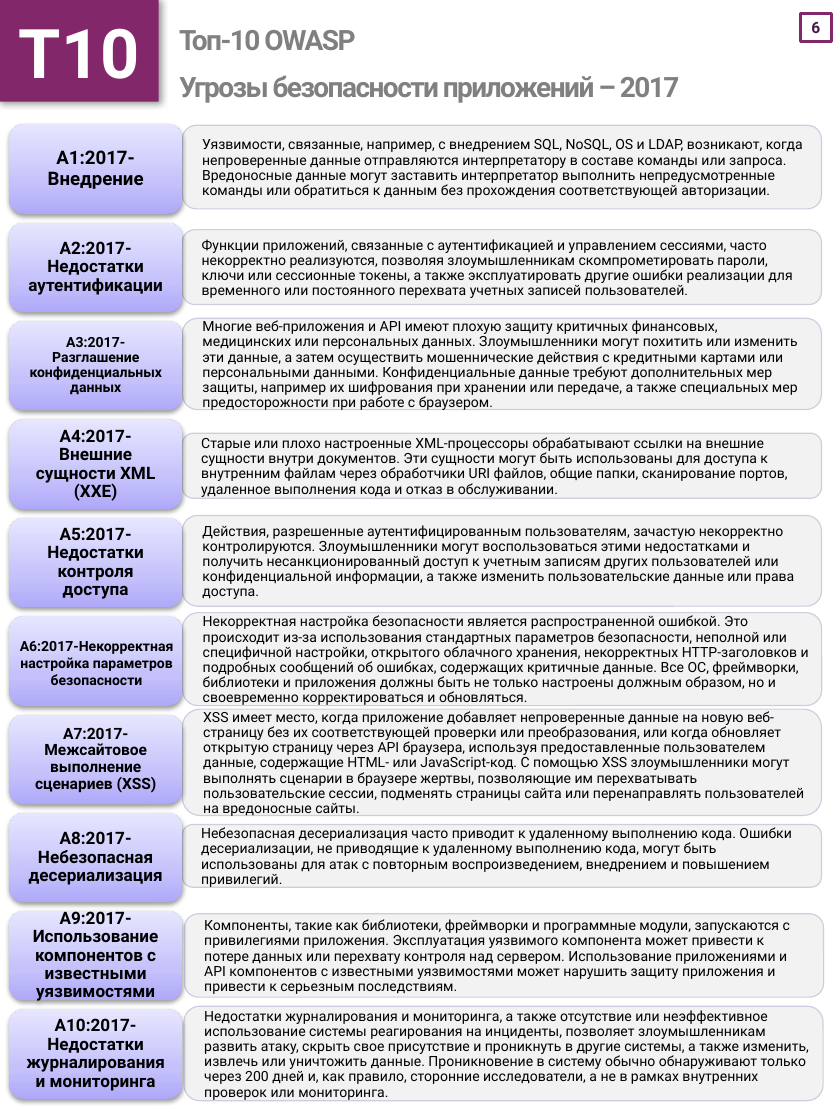
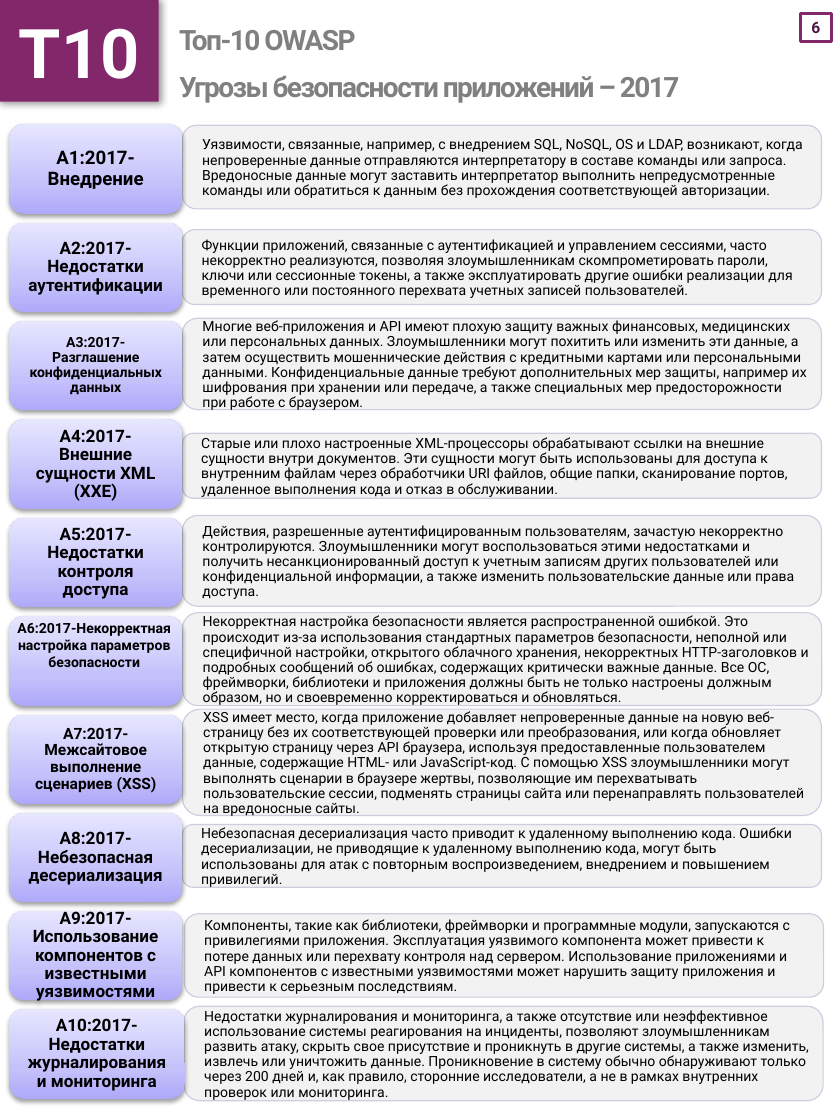
Before and after one commit to OWASP/Top10, a slide deck: slide 7 of 2017/OWASP Top 10-2017-ru.pptx. Drawn at 840x1120 pixels with LibreOffice and Linux fonts; fonts in the diff are those of the drawing. Boxes give left, top, right and bottom in pixels: in the first picture for what was removed or moved away, otherwise in the second. Text is boxed around its words. In the diff, an @@ line names an element or a change of style, - is before the commit and + after.

```diff
--- a/2017/OWASP Top 10-2017-ru.pptx
+++ b/2017/OWASP Top 10-2017-ru.pptx
@@ text in rounded rectangle at bbox=[202, 320, 807, 410]: text changed @@
-  Многие веб-приложения и API имеют плохую защиту критичных финансовых, медицинских или персональных данных. Злоумышленники могут похитить или изменить эти данные, а затем осуществить мошеннические действия с кредитными картами или персональными данными. Конфиденциальные данные требуют дополнительных мер защиты, например их шифрования при хранении или передаче, а также специальных мер предосторожности при работе с браузером.
+  Многие веб-приложения и API имеют плохую защиту важных финансовых, медицинских или персональных данных. Злоумышленники могут похитить или изменить эти данные, а затем осуществить мошеннические действия с кредитными картами или персональными данными. Конфиденциальные данные требуют дополнительных мер защиты, например их шифрования при хранении или передаче, а также специальных мер предосторожности при работе с браузером.
@@ text "A6:2017-Некорректная настройка параметров безопасности": place and size @@
-text "A6:2017-Некорректная настройка параметров безопасности" at bbox=[20, 641, 174, 685]
+text "A6:2017-Некорректная настройка параметров безопасности" at bbox=[17, 623, 171, 667]
@@ text in rounded rectangle at bbox=[203, 615, 809, 705]: text changed @@
-  Некорректная настройка безопасности является распространенной ошибкой. Это происходит из-за использования стандартных параметров безопасности, неполной или специфичной настройки, открытого облачного хранения, некорректных HTTP-заголовков и подробных сообщений об ошибках, содержащих критичные данные. Все ОС, фреймворки, библиотеки и приложения должны быть не только настроены должным образом, но и своевременно корректироваться и обновляться.
+  Некорректная настройка безопасности является распространенной ошибкой. Это происходит из-за использования стандартных параметров безопасности, неполной или специфичной настройки, открытого облачного хранения, некорректных HTTP-заголовков и подробных сообщений об ошибках, содержащих критически важные данные. Все ОС, фреймворки, библиотеки и приложения должны быть не только настроены должным образом, но и своевременно корректироваться и обновляться.
@@ text in rounded rectangle at bbox=[204, 1010, 809, 1100]: text changed @@
-  Недостатки журналирования и мониторинга, а также отсутствие или неэффективное использование системы реагирования на инциденты, позволяет злоумышленникам развить атаку, скрыть свое присутствие и проникнуть в другие системы, а также изменить, извлечь или уничтожить данные. Проникновение в систему обычно обнаруживают только через 200 дней и, как правило, сторонние исследователи, а не в рамках внутренних проверок или мониторинга.
+  Недостатки журналирования и мониторинга, а также отсутствие или неэффективное использование системы реагирования на инциденты, позволяют злоумышленникам развить атаку, скрыть свое присутствие и проникнуть в другие системы, а также изменить, извлечь или уничтожить данные. Проникновение в систему обычно обнаруживают только через 200 дней и, как правило, сторонние исследователи, а не в рамках внутренних проверок или мониторинга.
```
Also in this commit, not shown: 24 other slides changed, 25 other files.
